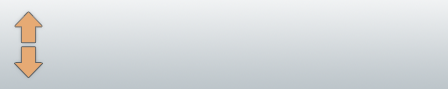
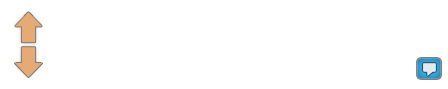
Layers edited between the first and the second 448×89 image:
added layer "Shape 3" above "Curves 1" over [423, 63, 436, 76]
added layer "Layer 3" (36%) above "Layer 2" over [413, 55, 448, 82]
added layer "Layer 2" (3%) above "Shape 4" over [413, 56, 448, 81]
added layer "Shape 4" above "Shape 1 copy" over [417, 58, 442, 79]
hid "Background copy" over [0, 0, 448, 89]
